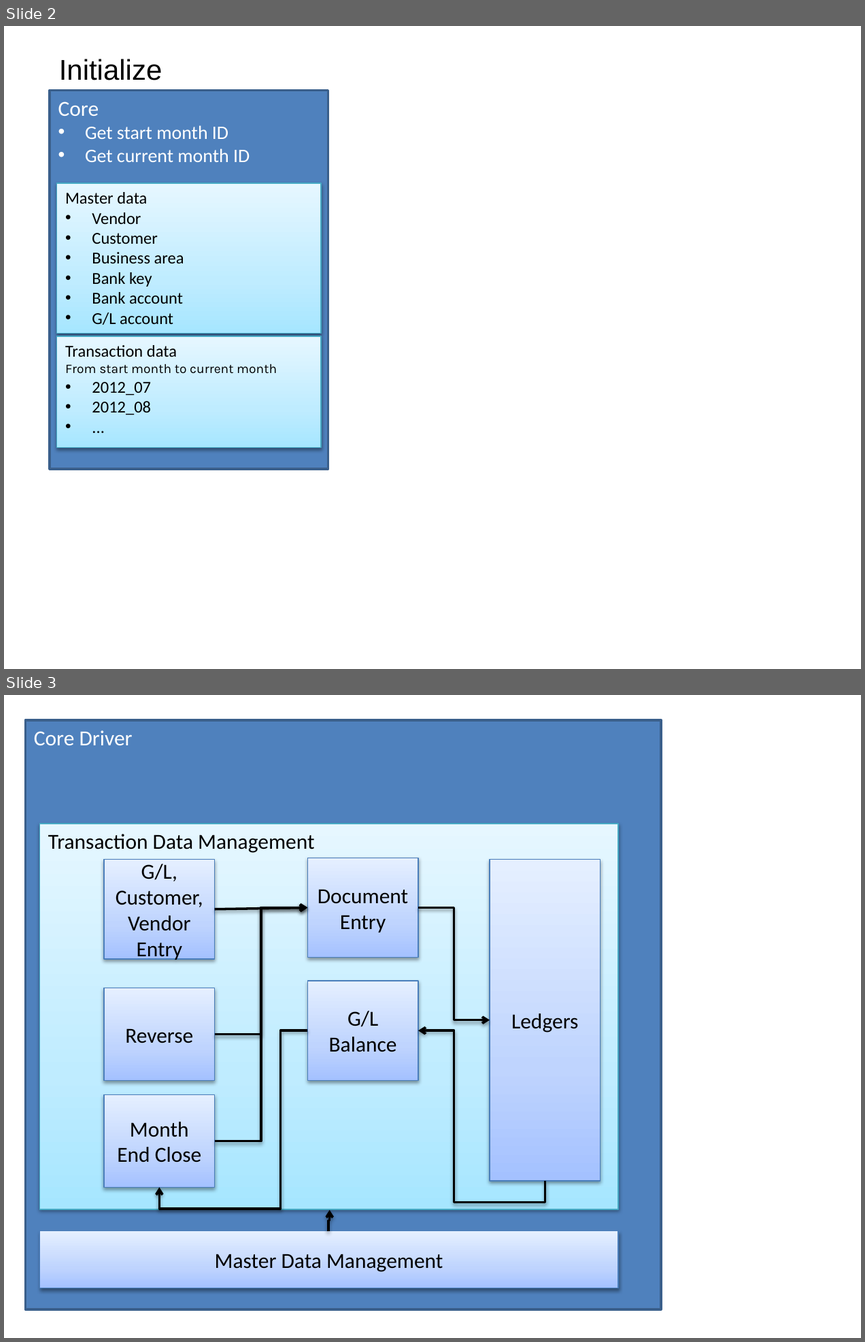
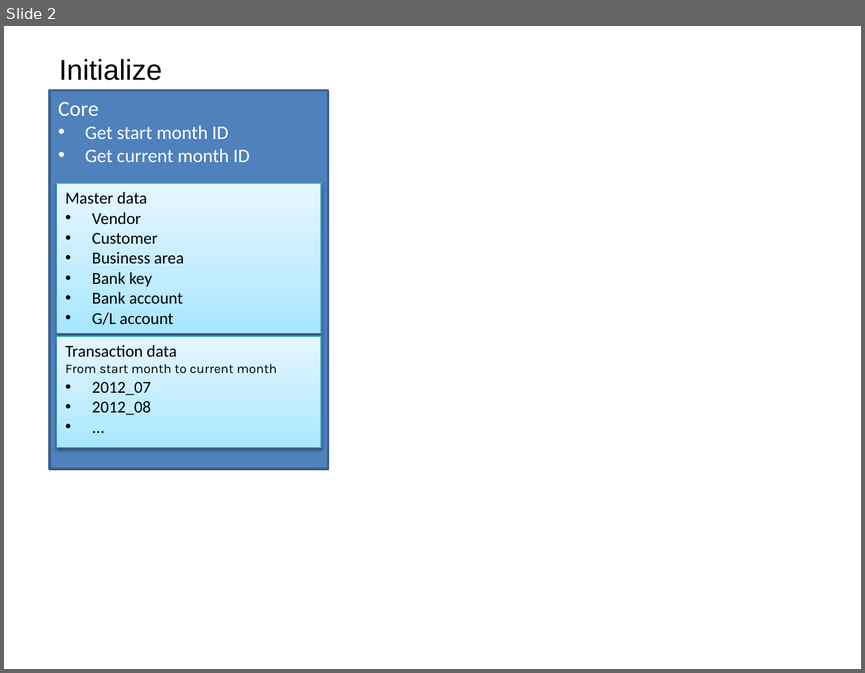
Before and after one commit to dineshmetkari/family-accounting, a slide deck: doc/ACH_DOC.pptx. Shown one above the other, each under a label of ours: slides 2 and 3 before the commit, slide 2 after it. The pictures are 865x1342 and 865x673 pixels, drawn with LibreOffice and Linux fonts; fonts in the diff are those of the drawing. Boxes give left, top, right and bottom in pixels: in the first picture for what was removed or moved away, otherwise in the second. Text is boxed around its words. In the diff, an @@ line names an element or a change of style, - is before the commit and + after.

```diff
--- a/doc/ACH_DOC.pptx
+++ b/doc/ACH_DOC.pptx
@@ slide 3 removed at <box>4,695,861,1338</box>, background #FFFFFF @@
@@ rectangle removed at <box>26,720,661,1309</box> @@
-Core Driver
@@ rectangle removed at <box>40,824,618,1209</box> @@
-Transaction Data Management
@@ rectangle removed at <box>307,858,418,957</box> @@
-Document Entry
@@ rectangle removed at <box>104,860,215,959</box> @@
-G/L, Customer, Vendor Entry
@@ rectangle removed at <box>490,860,600,1181</box> @@
-Ledgers
@@ elbow arrow removed from (215, 1034) to (307, 907) @@
@@ arrow removed from (215, 909) to (307, 907) @@
@@ elbow arrow removed from (215, 1140) to (307, 907) @@
@@ elbow arrow removed from (418, 907) to (490, 1020) @@
@@ rectangle removed at <box>104,988,215,1081</box> @@
-Reverse
@@ rectangle removed at <box>307,981,418,1080</box> @@
-G/L Balance
@@ elbow arrow removed from (307, 1030) to (159, 1187) @@
@@ elbow arrow removed from (545, 1181) to (418, 1030) @@
@@ rectangle removed at <box>104,1094,215,1187</box> @@
-Month End Close
@@ elbow arrow removed from (328, 1232) to (330, 1210) @@
@@ rectangle removed at <box>40,1231,618,1288</box> @@
-Master Data Management
```
Also in this commit, not shown: 1 slide added, 1 other file.
